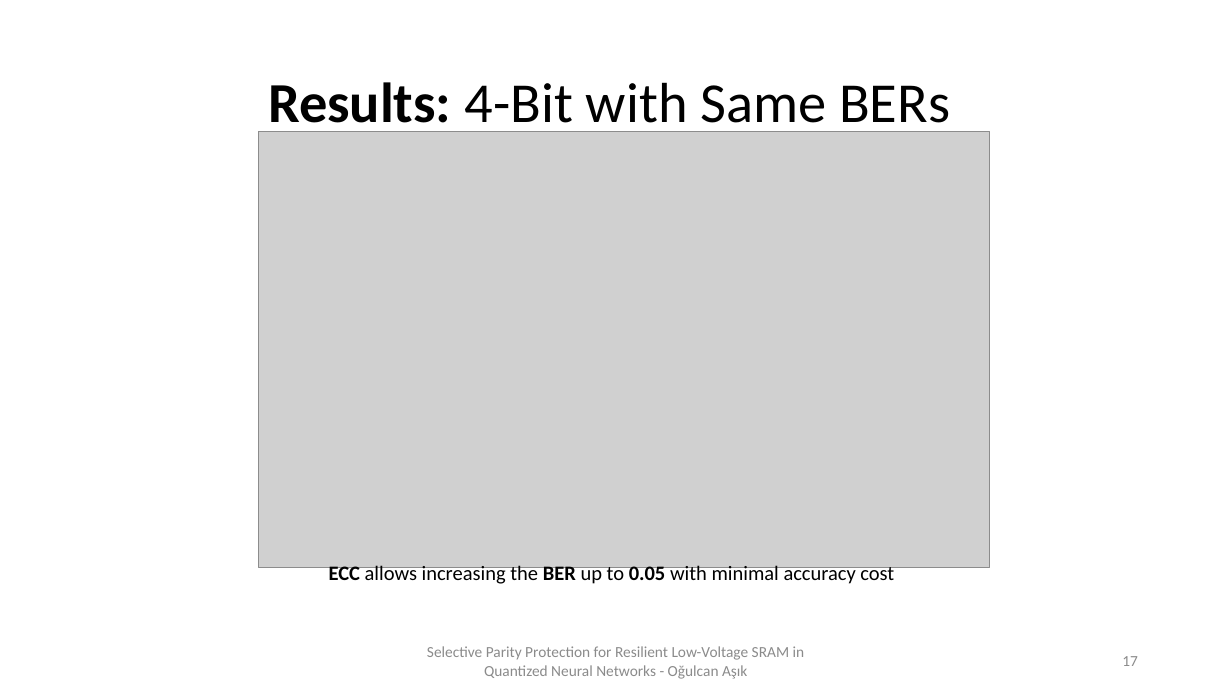
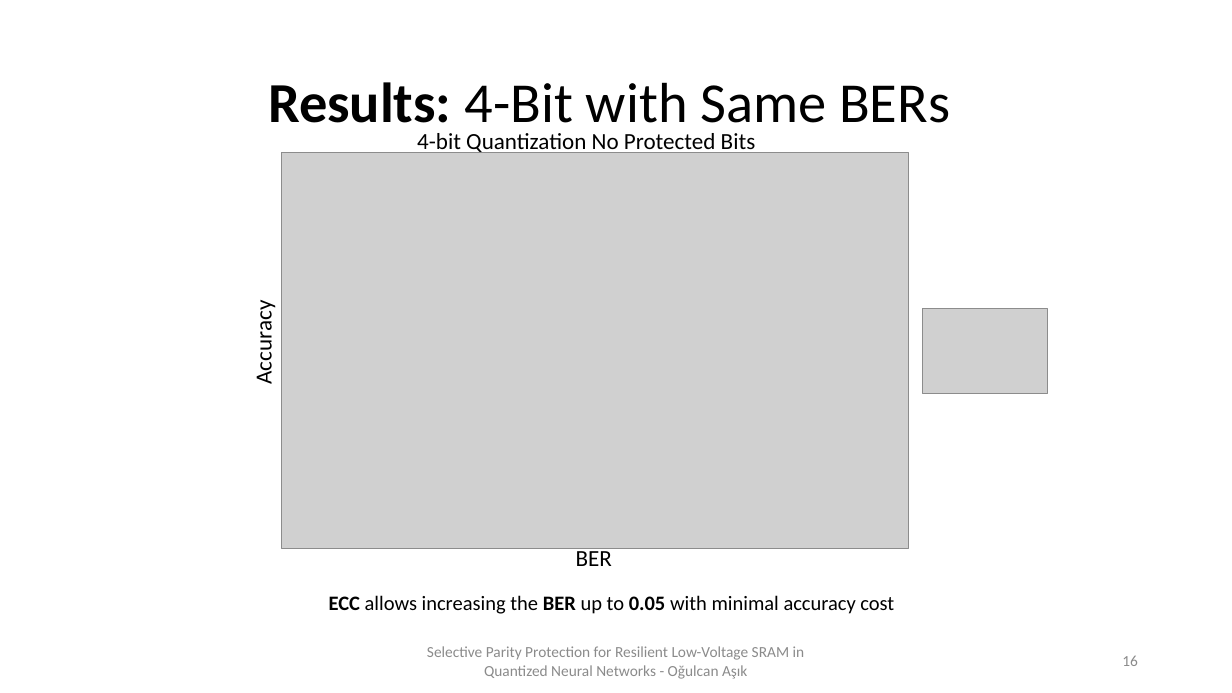
Before and after one commit to Xeadriel/ECC-SRAM-Simulation, a slide deck: slide 16 of Paper SRAM PDF/Selective Parity Protection for Resilient Low-Voltage SRAM in.pptx (slide 17 before the commit). Drawn at 1232x693 pixels with LibreOffice and Linux fonts; fonts in the diff are those of the drawing; grey boxes stand for pictures. Boxes give left, top, right and bottom in pixels: in the first picture for what was removed or moved away, otherwise in the second. Text is boxed around its words. In the diff, an @@ line names an element or a change of style, - is before the commit and + after.

```diff
--- a/Paper SRAM PDF/Selective Parity Protection for Resilient Low-Voltage SRAM in.pptx
+++ b/Paper SRAM PDF/Selective Parity Protection for Resilient Low-Voltage SRAM in.pptx
@@ text added at (417,133,756,156), 18 pt, text #000000 @@
+4-bit Quantization No Protected Bits
@@ picture: place and size @@
-picture at (259,131,990,567)
+picture at (282,152,909,549)
@@ text added at (250,309,278,383), 18 pt, text #000000 @@
+Accuracy
@@ picture added at (923,309,1048,394) @@
@@ text added at (576,547,612,566), 18 pt, text #000000 @@
+BER
@@ text "ECC allows increasing the BER ..." rewrapped from (329,563,894,586) to (329,595,894,614) @@
@@ page number at (1122,655,1138,666): text changed @@
-17
+16
```
Also in this commit, not shown: 13 other slides changed, 2 slides added, 3 slides removed, 4 other files.
